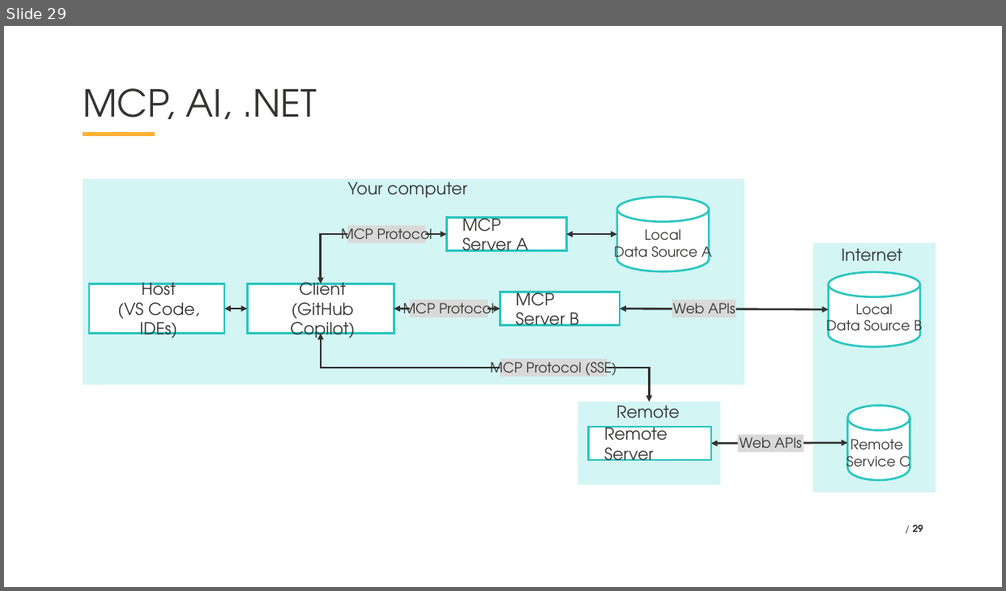
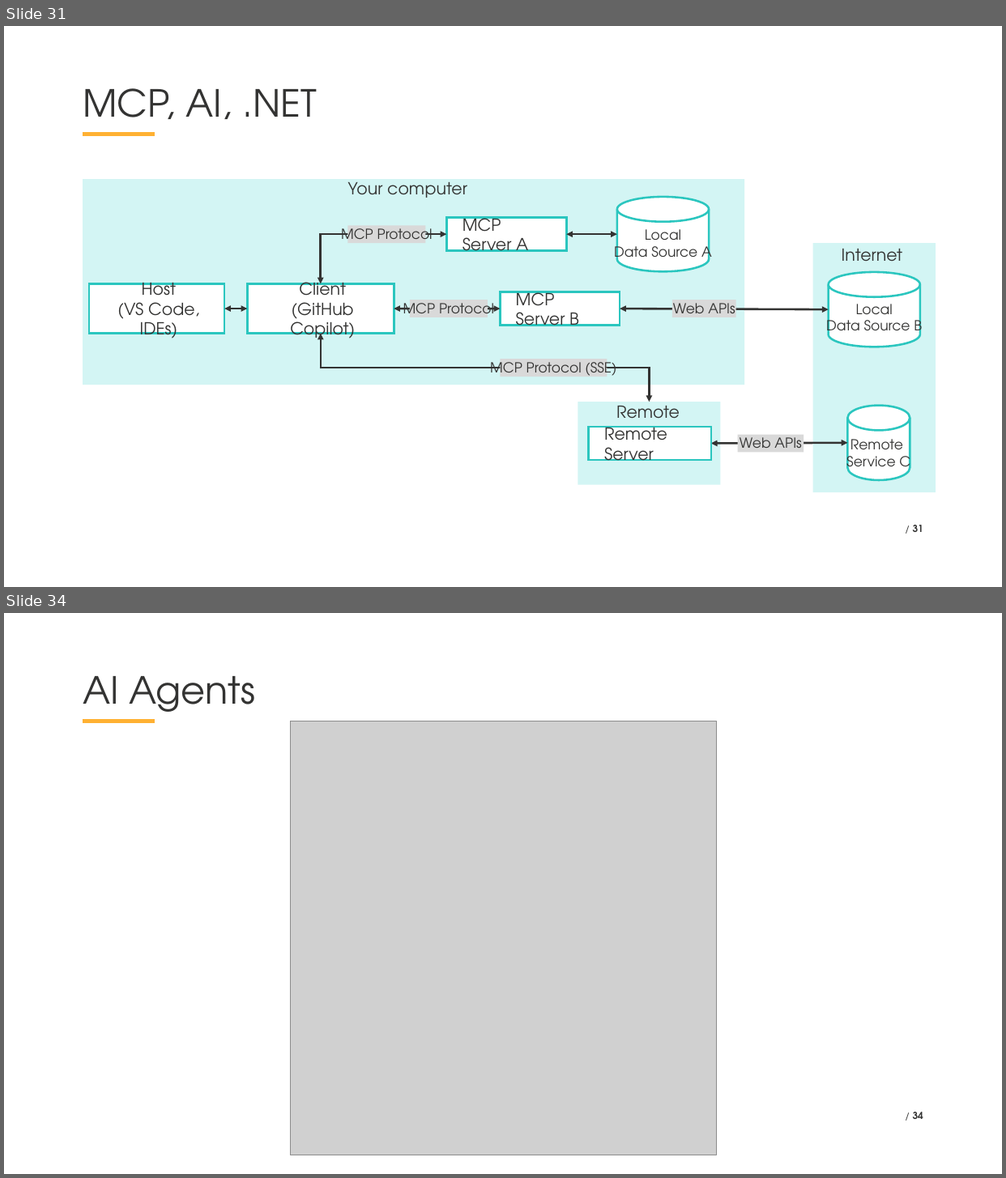
Before and after one commit to VladislavAntonyuk/AICalendar, a slide deck: .NET Conf 2025 - Ukraine (Eng).pptx. Shown one above the other, each under a label of ours: slide 29 before the commit, slides 31 and 34 after it; the slides between them are not shown. The pictures are 1006x591 and 1006x1178 pixels, drawn with LibreOffice and Linux fonts; fonts in the diff are those of the drawing; grey boxes stand for pictures; background and template pictures are left out. Boxes give left, top, right and bottom in pixels: in the first picture for what was removed or moved away, otherwise in the second. Text is boxed around its words. In the diff, an @@ line names an element or a change of style, - is before the commit and + after.

```diff
--- a/.NET Conf 2025 - Ukraine (Eng).pptx
+++ b/.NET Conf 2025 - Ukraine (Eng).pptx
@@ slide 34 added at (4,613,1002,1174), background #FFFFFF; not listed: 1 template element that a slide beside it also shows @@
@@ title added at (83,676,255,722), 54 pt, text #333332 @@
+AI Agents
@@ picture added at (290,721,716,1156) @@
@@ page number added at (913,1112,923,1119), 14 pt, text #333332, bold @@
+/ 34
@@ what was slide 29 is now slide 31 @@
@@ page number at (913,525,923,532): text changed @@
-/ 29
+/ 31
```
Also in this commit, not shown: 13 slides changed, 7 other slides added, 1 slide removed.
